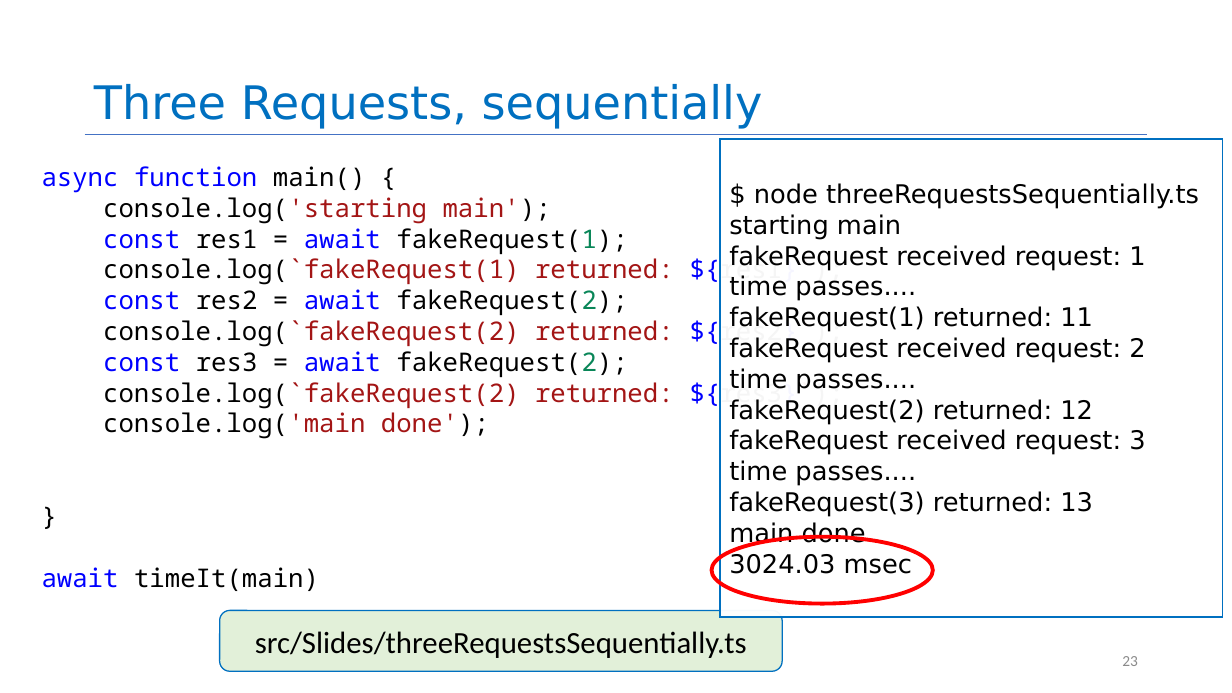
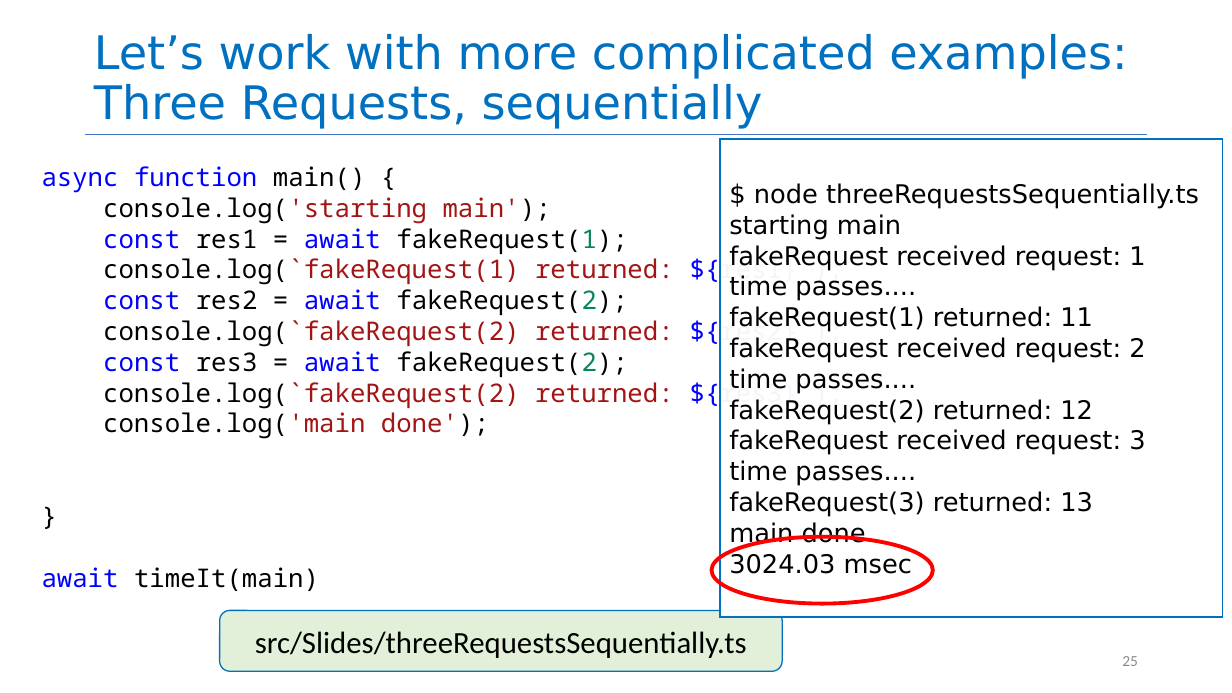
Before and after one commit to neu-se/CS4530-Fall-2026, a slide deck: slide 25 of Slides/Module 08 Concurrency.pptx (slide 23 before the commit). Drawn at 1232x693 pixels with LibreOffice and Linux fonts; fonts in the diff are those of the drawing. Boxes give left, top, right and bottom in pixels: in the first picture for what was removed or moved away, otherwise in the second. Text is boxed around its words. In the diff, an @@ line names an element or a change of style, - is before the commit and + after.

```diff
--- a/Slides/Module 08 Concurrency.pptx
+++ b/Slides/Module 08 Concurrency.pptx
@@ title at [94,34,1127,129]: text changed @@
-Three Requests, sequentially
+Let’s work with more complicated examples: Three Requests, sequentially
@@ page number at [1122,656,1138,666]: text changed @@
-23
+25
```
Also in this commit, not shown: 11 other slides changed, 7 slides added, 1 other file.
